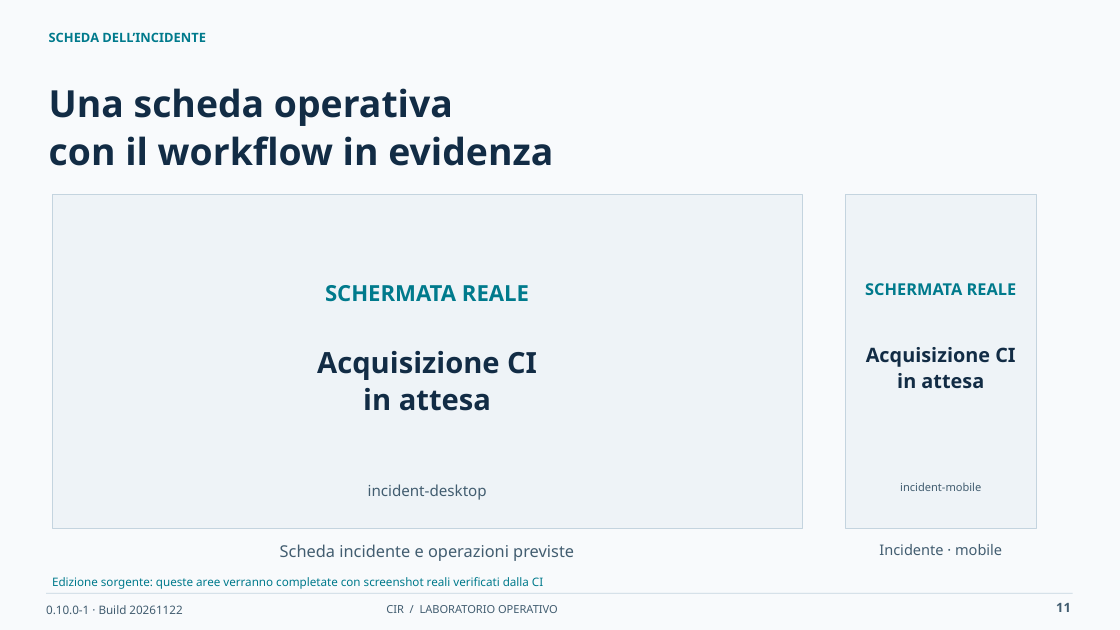
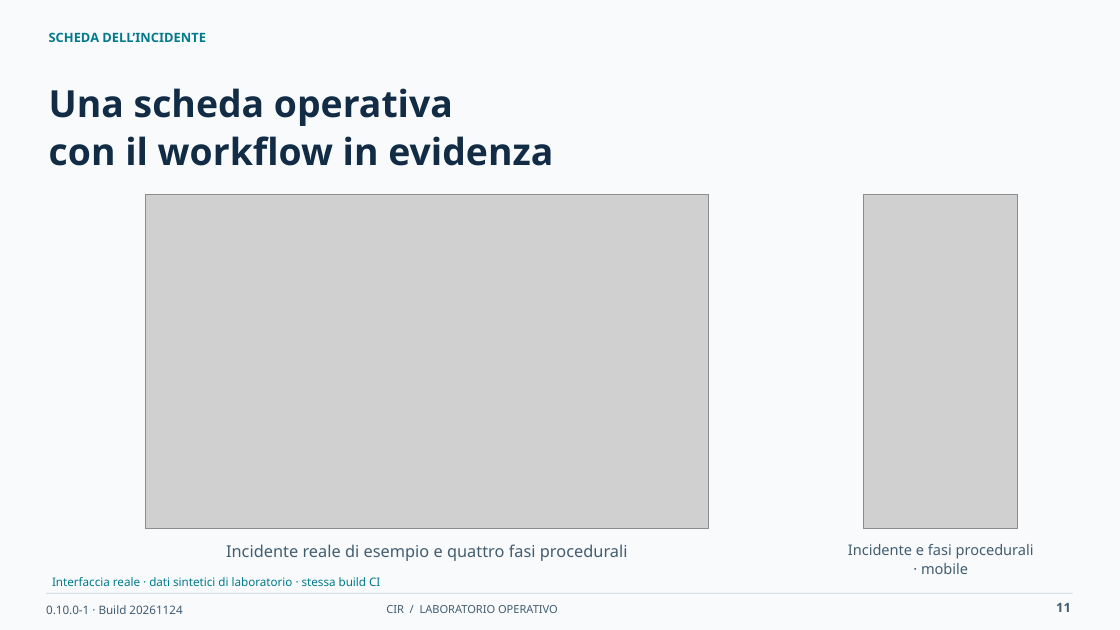
Before and after one commit to desalvo/cybersecurity-incident-registry, a slide deck: slide 11 of docs/presentation/CIR_Operational_Training_IT.pptx. Drawn at 1120x630 pixels with LibreOffice and Linux fonts; fonts in the diff are those of the drawing; grey boxes stand for pictures. Boxes give left, top, right and bottom in pixels: in the first picture for what was removed or moved away, otherwise in the second. Text is boxed around its words. In the diff, an @@ line names an element or a change of style, - is before the commit and + after.

```diff
--- a/docs/presentation/CIR_Operational_Training_IT.pptx
+++ b/docs/presentation/CIR_Operational_Training_IT.pptx
@@ rectangle removed at bbox=[52, 194, 802, 528] @@
@@ picture added at bbox=[145, 194, 708, 528] @@
@@ rectangle removed at bbox=[845, 194, 1037, 528] @@
@@ picture added at bbox=[864, 194, 1018, 528] @@
@@ text removed at bbox=[325, 285, 529, 302] @@
-SCHERMATA REALE
@@ text removed at bbox=[865, 283, 1017, 295] @@
-SCHERMATA REALE
@@ text removed at bbox=[317, 351, 537, 411] @@
-Acquisizione CI
-in attesa
@@ text removed at bbox=[866, 347, 1015, 389] @@
-Acquisizione CI
-in attesa
@@ text removed at bbox=[368, 484, 487, 500] @@
-incident-desktop
@@ text removed at bbox=[900, 482, 981, 491] @@
-incident-mobile
@@ text at bbox=[226, 544, 628, 561]: text changed @@
-Scheda incidente e operazioni previste
+Incidente reale di esempio e quattro fasi procedurali
@@ text at bbox=[848, 544, 1034, 574]: text changed @@
-Incidente · mobile
+Incidente e fasi procedurali · mobile
@@ text at bbox=[52, 577, 380, 586]: text changed @@
-Edizione sorgente: queste aree verranno completate con screenshot reali verificati dalla CI
+Interfaccia reale · dati sintetici di laboratorio · stessa build CI
@@ text at bbox=[46, 605, 182, 614]: text changed @@
-0.10.0-1 · Build 20261122
+0.10.0-1 · Build 20261124
```
Also in this commit, not shown: 33 other slides changed, 37 other files.
